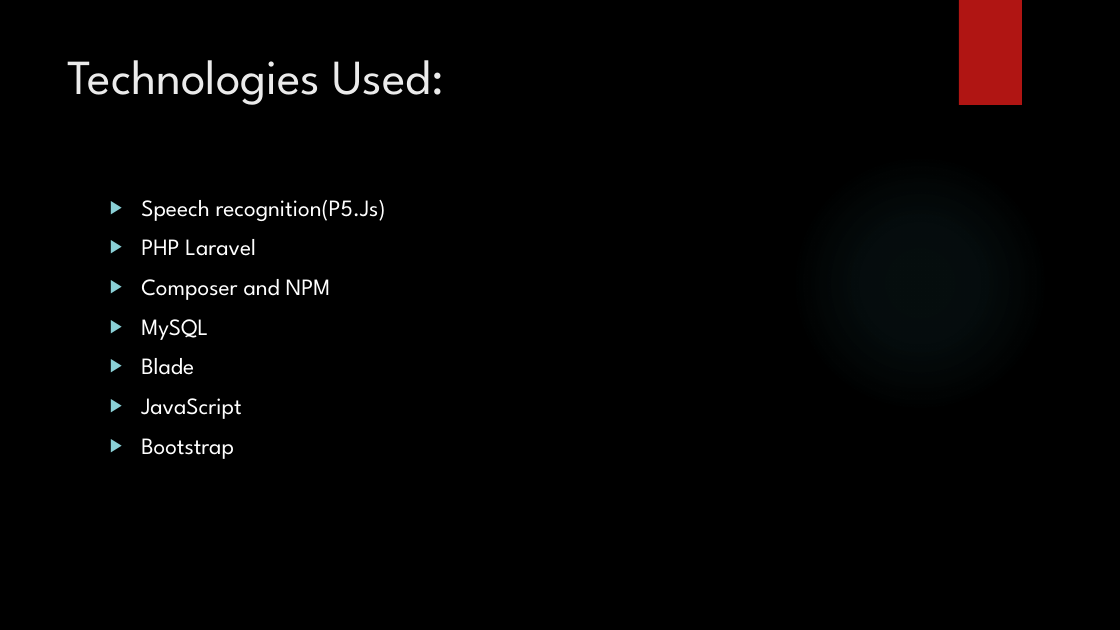
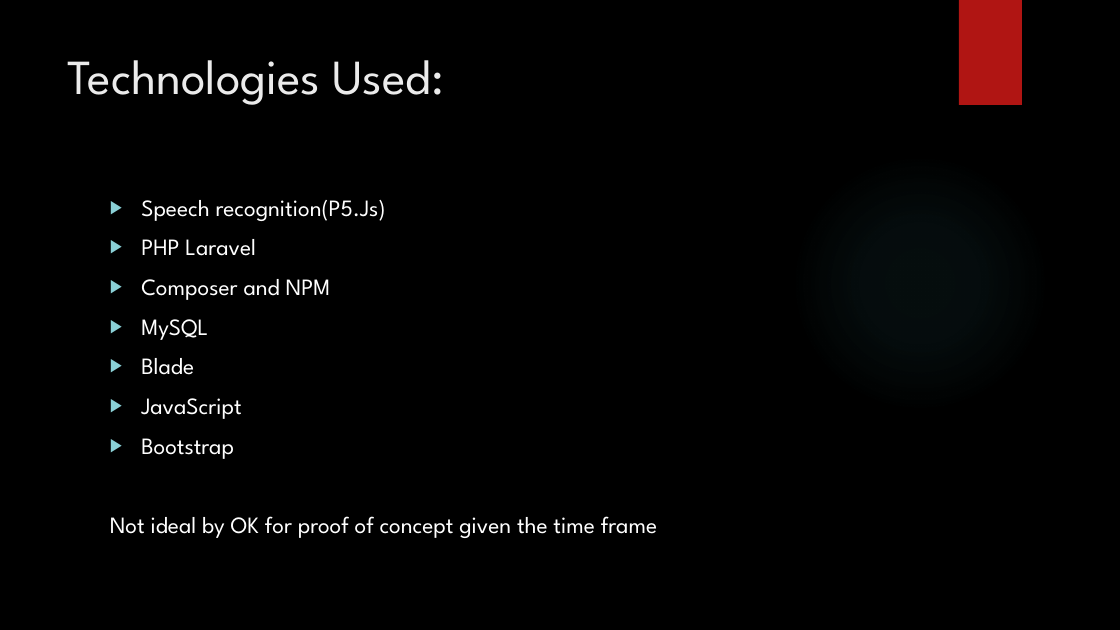
Before and after one commit to ChristinaDarstbanian/ChristinaDarstbanian, a slide deck: slide 6 of Hackathon Shadi Christina.pptx. Drawn at 1120x630 pixels with LibreOffice and Linux fonts; fonts in the diff are those of the drawing; background and template pictures are left out. Boxes give left, top, right and bottom in pixels: in the first picture for what was removed or moved away, otherwise in the second. Text is boxed around its words. In the diff, an @@ line names an element or a change of style, - is before the commit and + after.

```diff
--- a/Hackathon Shadi Christina.pptx
+++ b/Hackathon Shadi Christina.pptx
@@ text at <box>110,516,657,538</box>: paragraph added @@
+Not ideal by OK for proof of concept given the time frame
```
Also in this commit, not shown: 4 other slides changed, 4 slides added, 1 slide removed, 9 other files.
